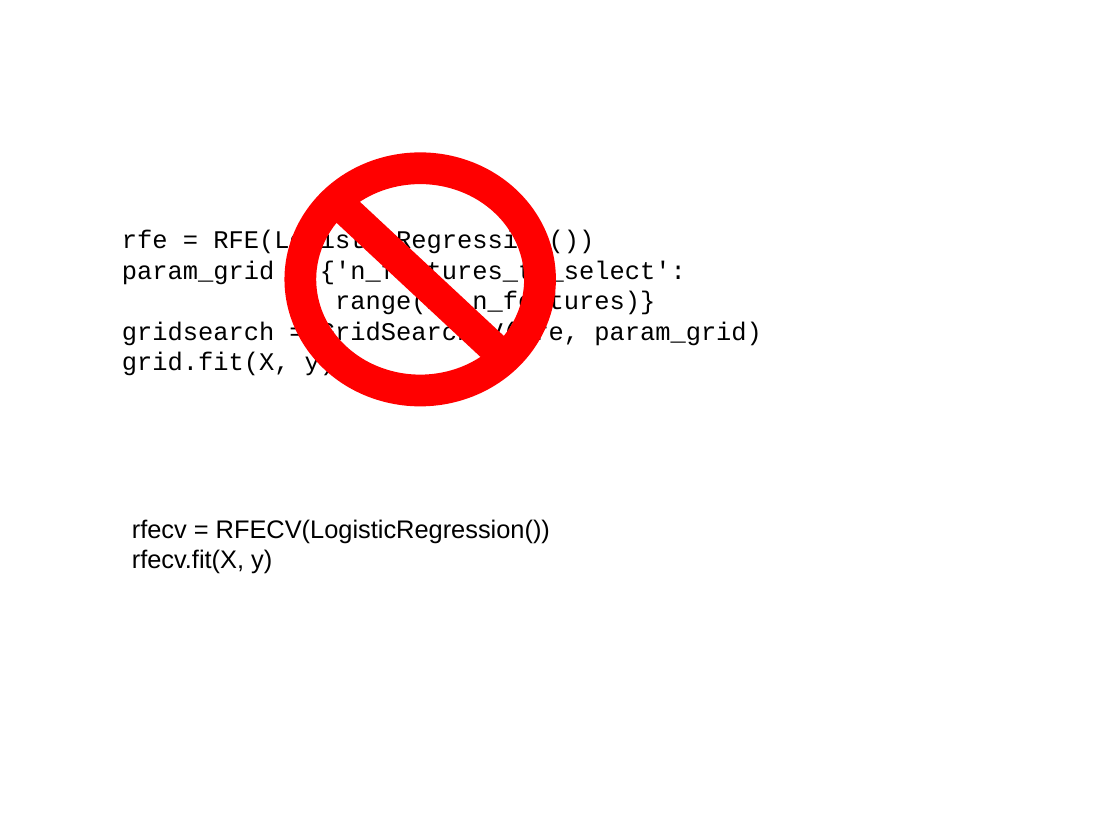
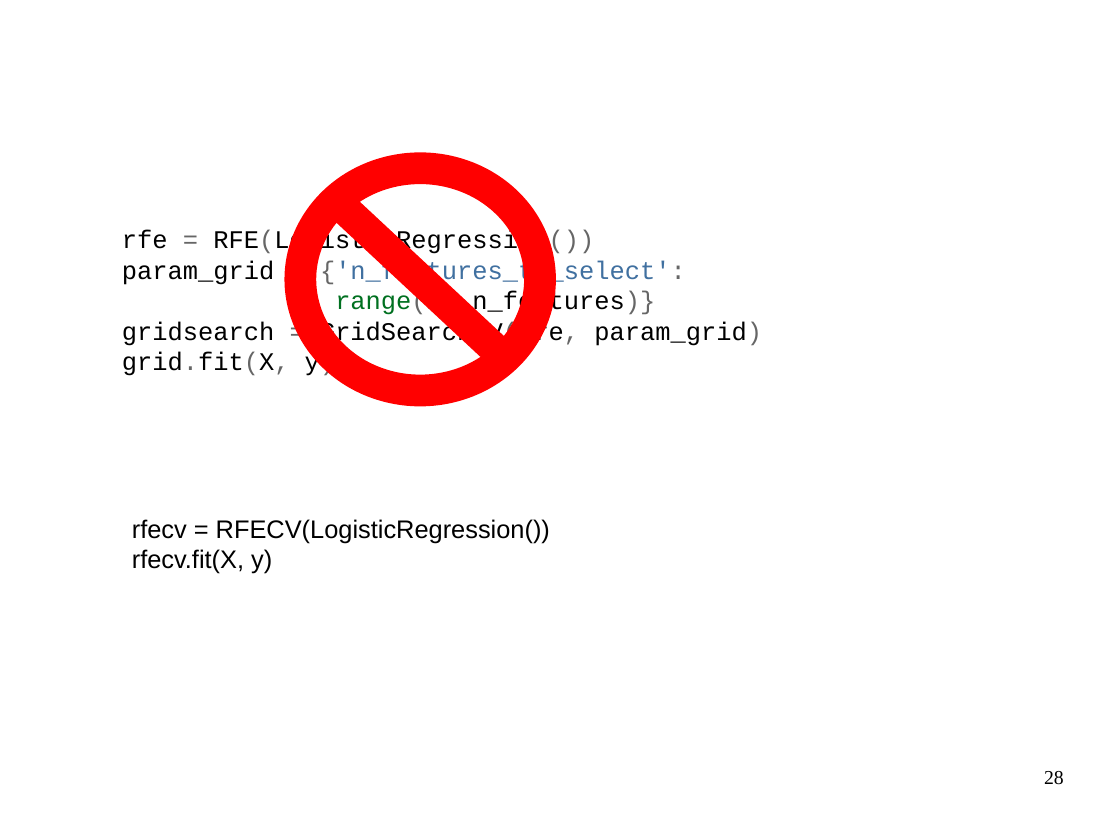
Before and after one commit to amueller/talks_odt, a slide deck: slide 28 of nyc-open-data-2015-andvanced-sklearn.odp (slide 31 before the commit). Drawn at 1120x840 pixels with LibreOffice and Linux fonts; fonts in the diff are those of the drawing. Boxes give left, top, right and bottom in pixels: in the first picture for what was removed or moved away, otherwise in the second. Text is boxed around its words. In the diff, an @@ line names an element or a change of style, - is before the commit and + after.

```diff
--- a/nyc-open-data-2015-andvanced-sklearn.odp
+++ b/nyc-open-data-2015-andvanced-sklearn.odp
@@ text "rfe = RFE(LogisticRegression())" at [122, 230, 762, 379]: text colour #000000 to #666666 in "= RFE(LogisticRegression())", "= {'n_features_to_select':", "range(1, n_features)}", "= GridSearchCV(rfe, param_grid)" and 1 more places; text colour #000000 to #4070A0 in "{'n_features_to_select':"; text colour #000000 to #007020, text colour #000000 to #40A070 in "range(1," @@
@@ page number added at [1044, 771, 1064, 785], 14 pt, text #000000 @@
+28
```
Also in this commit, not shown: 58 other slides changed, 1 slide added, 5 slides removed.
